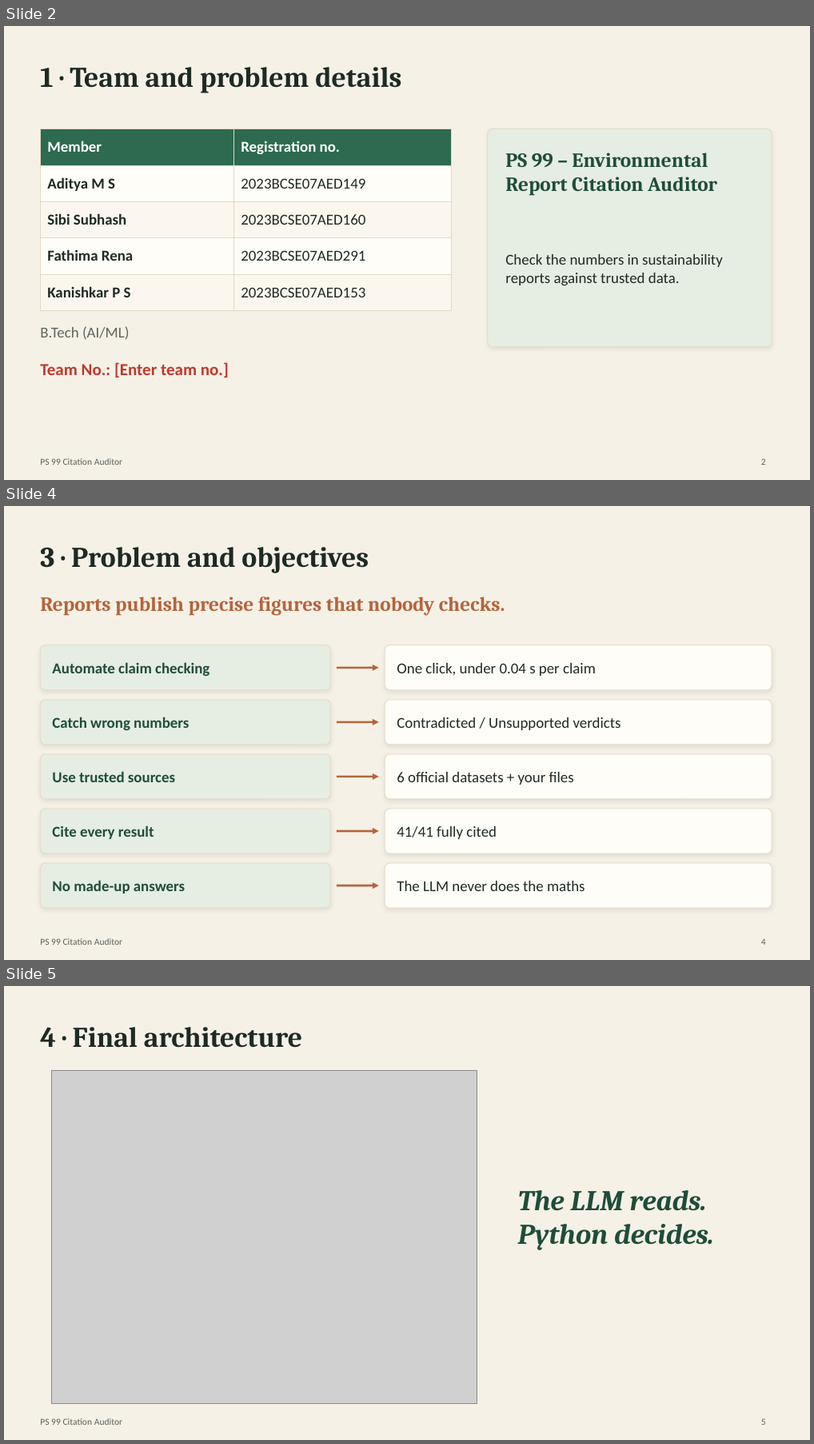
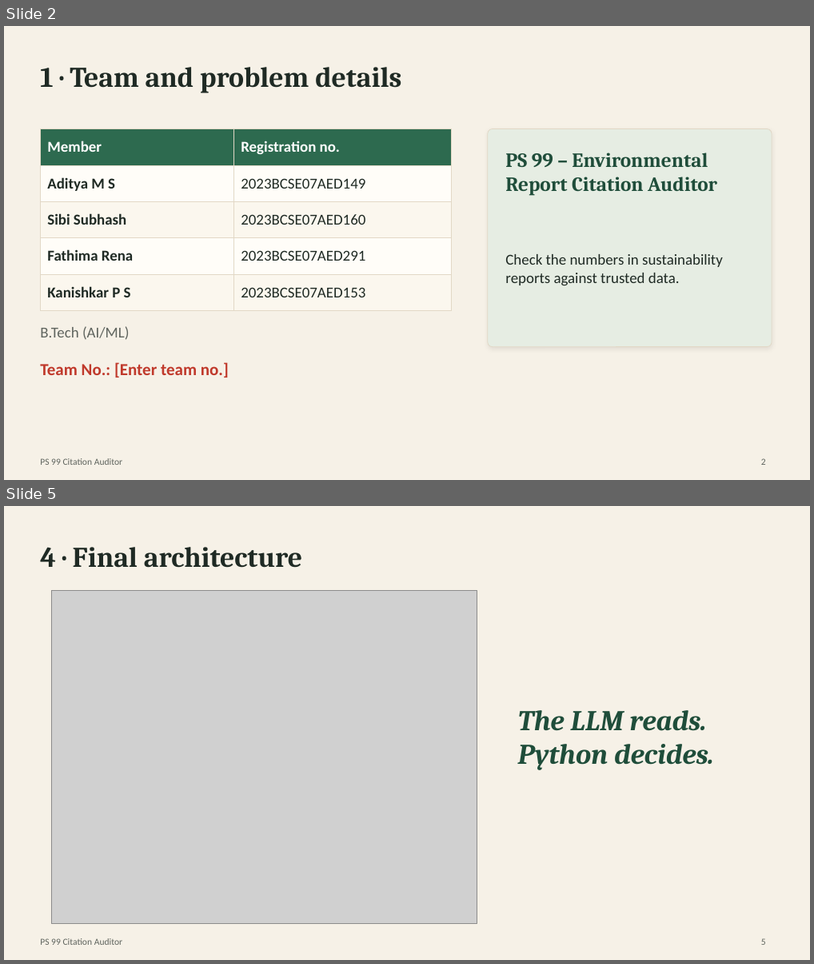
Before and after one commit to aditya-ms-14/gen-ai-hackathon-team-1, a slide deck: docs/review3/PS99_Final_Presentation.pptx. Shown one above the other, each under a label of ours: slides 2, 4 and 5 before the commit, slides 2 and 5 after it; the slides between them are not shown. The pictures are 814x1444 and 814x964 pixels, drawn with LibreOffice and Linux fonts; fonts in the diff are those of the drawing; grey boxes stand for pictures. Boxes give left, top, right and bottom in pixels: in the first picture for what was removed or moved away, otherwise in the second. Text is boxed around its words. In the diff, an @@ line names an element or a change of style, - is before the commit and + after.

Commit message:
Rewrite abstract and objectives slides as text points
Abstract and Problem/objectives slides now describe the system in short points instead of
number tiles; measured results stay on the evaluation and result slides.

```diff
--- a/docs/review3/PS99_Final_Presentation.pptx
+++ b/docs/review3/PS99_Final_Presentation.pptx
@@ slide 4 removed at (4,506,810,960), background #F6F1E7; not listed: 1 template element that a slide beside it also shows @@
@@ title removed at (40,547,369,573) @@
-3 · Problem and objectives
@@ text removed at (40,596,506,616) @@
-Reports publish precise figures that nobody checks.
@@ rounded rectangle removed at (40,645,330,690) @@
@@ rounded rectangle removed at (385,645,772,690) @@
@@ text removed at (52,662,210,676) @@
-Automate claim checking
@@ arrow removed from (337, 668) to (379, 668) @@
@@ text removed at (397,663,596,676) @@
-One click, under 0.04 s per claim
@@ rounded rectangle removed at (40,700,330,744) @@
@@ text removed at (52,716,189,730) @@
-Catch wrong numbers
@@ rounded rectangle removed at (385,700,772,744) @@
@@ text removed at (397,717,622,730) @@
-Contradicted / Unsupported verdicts
@@ arrow removed from (337, 722) to (379, 722) @@
@@ rounded rectangle removed at (40,754,330,799) @@
@@ rounded rectangle removed at (385,754,772,799) @@
@@ text removed at (52,771,175,782) @@
-Use trusted sources
@@ arrow removed from (337, 776) to (379, 776) @@
@@ text removed at (397,772,574,784) @@
-6 official datasets + your files
@@ rounded rectangle removed at (40,808,330,853) @@
@@ rounded rectangle removed at (385,808,772,853) @@
@@ text removed at (52,825,154,839) @@
-Cite every result
@@ arrow removed from (337, 831) to (379, 831) @@
@@ text removed at (397,826,497,839) @@
-41/41 fully cited
@@ rounded rectangle removed at (40,863,330,908) @@
@@ rounded rectangle removed at (385,863,772,908) @@
@@ text removed at (52,880,185,893) @@
-No made-up answers
@@ arrow removed from (337, 885) to (379, 885) @@
@@ text removed at (397,880,586,891) @@
-The LLM never does the maths
@@ page number removed at (762,938,766,944) @@
-4
```
Also in this commit, not shown: 2 slides added, 1 other slide removed, 1 other file.
